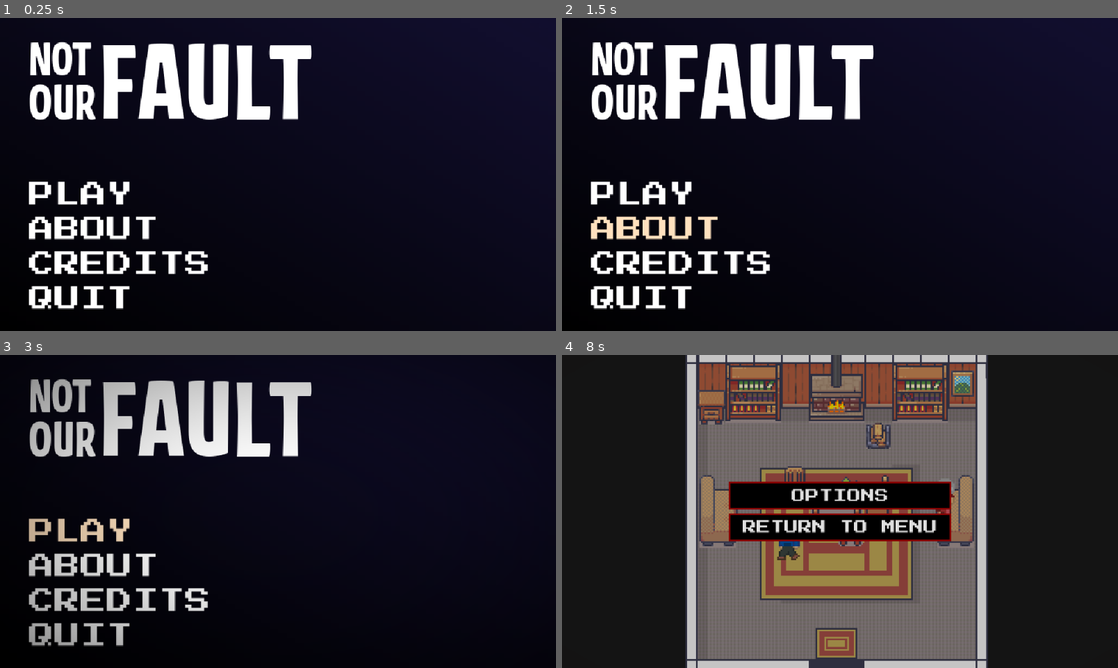
Above: before the commit, frames 1-4 (two rows, left to right).
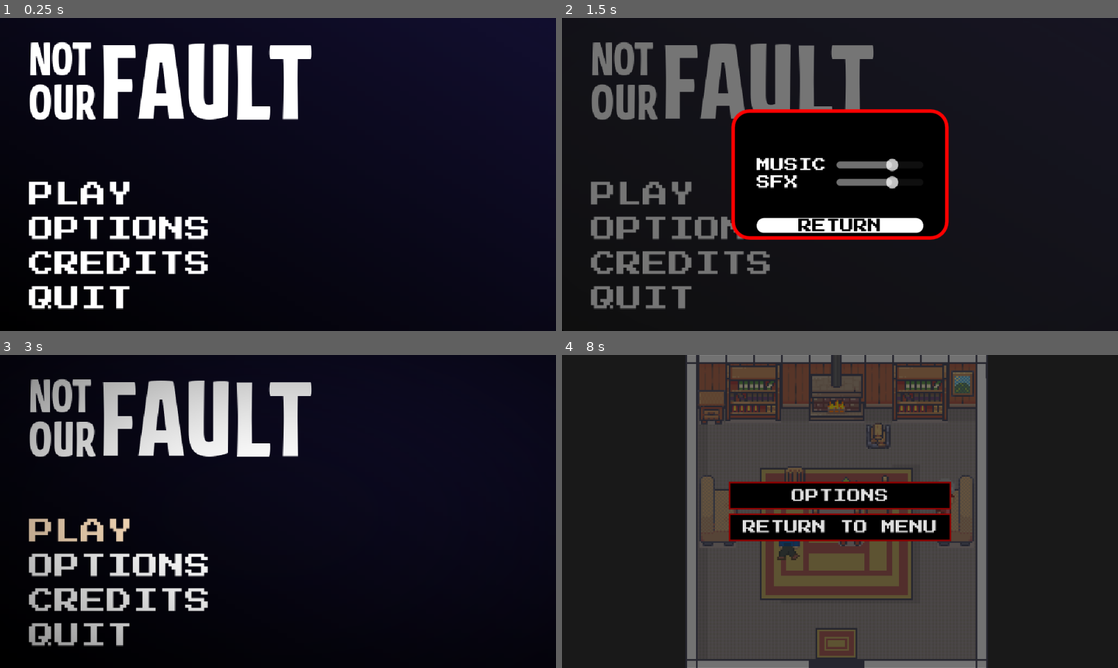
Above: after the commit, the same moments.

Repository: WhimFreak/ScreamJam2026
Game: Godot game, scene res://Menus/main_menu.tscn
Two runs of this game, one before a commit and one after it. Both use one fixed random seed, a clock stepped at 60 frames per second and the inputs below. The engine's default icon, where the game draws it, is replaced by a stand-in: a white triangle on a blue panel in a dark square. Sound files missing from this copy of the repository are replaced by a short silence.
Inputs (mouse positions are in pixels of both pictures, inside the frame that each line leads up to):
- Up to frame 1 (0.25 s): no input
- Up to frame 2 (1.5 s): click (701, 227) at 0.5 s, where only the run before the commit has a clickable "ABOUT"; click (684, 227) at 1.25 s, where only the run after the commit has a clickable "OPTIONS"
- Up to frame 3 (3 s): click (278, 561) at 2 s, where only the run after the commit has a clickable "RETURN"; click "PLAY" at 2.75 s
- Up to frame 4 (8 s): click "PLAY" at 3.5 s; tap Enter at 4.25 s; move the mouse to (962, 495) at 4.27 s; hold D (move_right) 4.28-5.03 s; hold E (interact) 4.28-5.03 s; move the mouse to (728, 527) at 5.02 s; hold S (move_down) 5.03-5.78 s; click (728, 527) at 5.1 s; move the mouse to (895, 442) at 5.77 s; hold D (move_right) 5.78-6.53 s; hold Space (space) 5.78-6.53 s; move the mouse to (812, 574) at 6.52 s; hold W (move_up) 6.53-7.28 s; tap E (interact) at 6.6 s; tap Space (space) at 7.25 s; move the mouse to (1006, 558) at 7.27 s; press the mouse at (1006, 558) at 7.28 s; hold A (move_left) from 7.28 s (still down); tap Escape (pause) at 7.9 s

The runs differ from the first frame. In frame 1, 1.4% of the frame differs, in the area x 5-38%, y 63-71%; in frame 2, 20%; in frame 3, 1.4%; in frame 4, 42%, in the area x 22-77%, y 0-100%.

Commit message:
Options Menu

Diff:
--- a/game-jam-2026/Menus/main_level.tscn
+++ b/game-jam-2026/Menus/main_level.tscn
@@ -26,6 +26,7 @@
 [ext_resource type="Script" uid="uid://culjjkm0vb1kk" path="res://Top Down/door_to_house.gd" id="15_xrmjq"]
 [ext_resource type="PackedScene" uid="uid://b86dwhw8uvmxl" path="res://environment scenes/house.tscn" id="16_lnkns"]
 [ext_resource type="Script" uid="uid://djov07bsvjnor" path="res://Top Down/door_to_bedroom.gd" id="17_1r6t8"]
+[ext_resource type="PackedScene" uid="uid://cjjhpqbpd83ig" path="res://Menus/options_menu.tscn" id="27_rhgd5"]
 
 [sub_resource type="RectangleShape2D" id="RectangleShape2D_ch1tp"]
 size = Vector2(32, 10)
@@ -422,9 +423,6 @@
 shader_parameter/strength = 0.10000000149012
 shader_parameter/mix_percentage = 0.0
 
-[sub_resource type="StyleBoxFlat" id="StyleBoxFlat_xrivr"]
-bg_color = Color(0.007843138, 0, 0, 0.20784314)
-
 [sub_resource type="StyleBoxFlat" id="StyleBoxFlat_lmjuh"]
 bg_color = Color(0, 0, 0, 1)
 border_width_left = 2
@@ -448,6 +446,8 @@
 border_width_right = 2
 border_width_bottom = 2
 border_color = Color(0.539872, 0, 0, 1)
+
+[sub_resource type="StyleBoxEmpty" id="StyleBoxEmpty_cxdly"]
 
 [node name="MainLevel" type="Node2D" unique_id=2017510965]
 y_sort_enabled = true
@@ -864,7 +864,6 @@
 anchor_bottom = 1.0
 grow_horizontal = 2
 grow_vertical = 2
-theme_override_styles/panel = SubResource("StyleBoxFlat_xrivr")
 
 [node name="VBoxContainer" type="VBoxContainer" parent="PauseMenu/PausePanel" unique_id=814541264]
 layout_mode = 1
@@ -906,4 +905,9 @@
 theme_override_styles/disabled = SubResource("StyleBoxFlat_chd2j")
 text = "RETURN TO MENU"
 
+[node name="OptionsMenu" parent="PauseMenu/PausePanel" unique_id=825560660 instance=ExtResource("27_rhgd5")]
+layout_mode = 1
+theme_override_styles/panel = SubResource("StyleBoxEmpty_cxdly")
+
+[connection signal="pressed" from="PauseMenu/PausePanel/VBoxContainer/OptionsButton" to="PauseMenu" method="_on_options_button_pressed"]
 [connection signal="pressed" from="PauseMenu/PausePanel/VBoxContainer/ReturnButton" to="PauseMenu" method="_on_return_button_pressed"]
--- a/game-jam-2026/Menus/main_menu.gd
+++ b/game-jam-2026/Menus/main_menu.gd
@@ -1,7 +1,12 @@
 extends Control
+
+@onready var options_menu: Panel = $OptionsMenu
 
 func _on_play_button_pressed() -> void:
 	TransitionScene.change_scene("res://Menus/main_level.tscn")
 
 func _on_quit_button_pressed() -> void:
 	get_tree().quit()
+
+func _on_options_button_pressed() -> void:
+	options_menu.show()
--- a/game-jam-2026/Menus/main_menu.tscn
+++ b/game-jam-2026/Menus/main_menu.tscn
@@ -4,6 +4,7 @@
 [ext_resource type="FontFile" uid="uid://m5ud83a43cit" path="res://Assets/Fonts/CaacupeOne-Regular.ttf" id="2_at0u2"]
 [ext_resource type="Theme" uid="uid://dtoy06e212sb0" path="res://Resources/main_theme.tres" id="2_p3jrs"]
 [ext_resource type="FontFile" uid="uid://d1scseabuvm71" path="res://fonts/PressStart2P-Regular.ttf" id="4_11gta"]
+[ext_resource type="PackedScene" uid="uid://cjjhpqbpd83ig" path="res://Menus/options_menu.tscn" id="5_cxdly"]
 
 [sub_resource type="Gradient" id="Gradient_nhx3u"]
 colors = PackedColorArray(0.07060633, 0.057856448, 0.1857683, 1, 0, 0, 0, 1)
@@ -77,7 +78,7 @@
 text = "FAULT"
 
 [node name="PlayButton" type="Button" parent="VBoxContainer" unique_id=55022146]
-custom_minimum_size = Vector2(256, 48)
+custom_minimum_size = Vector2(0, 48)
 layout_mode = 2
 size_flags_horizontal = 0
 size_flags_vertical = 10
@@ -93,8 +94,8 @@
 text = "PLAY"
 alignment = 0
 
-[node name="AboutButton" type="Button" parent="VBoxContainer" unique_id=464390972]
-custom_minimum_size = Vector2(256, 48)
+[node name="OptionsButton" type="Button" parent="VBoxContainer" unique_id=464390972]
+custom_minimum_size = Vector2(0, 48)
 layout_mode = 2
 size_flags_horizontal = 0
 theme = ExtResource("2_p3jrs")
@@ -106,11 +107,11 @@
 theme_override_styles/hover_pressed = SubResource("StyleBoxEmpty_p3jrs")
 theme_override_styles/disabled = SubResource("StyleBoxEmpty_p3jrs")
 theme_override_styles/focus = SubResource("StyleBoxEmpty_p3jrs")
-text = "ABOUT"
+text = "OPTIONS"
 alignment = 0
 
 [node name="CreditsButton" type="Button" parent="VBoxContainer" unique_id=432382883]
-custom_minimum_size = Vector2(256, 48)
+custom_minimum_size = Vector2(0, 48)
 layout_mode = 2
 size_flags_horizontal = 0
 theme = ExtResource("2_p3jrs")
@@ -126,7 +127,7 @@
 alignment = 0
 
 [node name="QuitButton" type="Button" parent="VBoxContainer" unique_id=180992902]
-custom_minimum_size = Vector2(256, 48)
+custom_minimum_size = Vector2(0, 48)
 layout_mode = 2
 size_flags_horizontal = 0
 theme = ExtResource("2_p3jrs")
@@ -141,5 +142,9 @@
 text = "QUIT"
 alignment = 0
 
+[node name="OptionsMenu" parent="." unique_id=825560660 instance=ExtResource("5_cxdly")]
+layout_mode = 1
+
 [connection signal="pressed" from="VBoxContainer/PlayButton" to="." method="_on_play_button_pressed"]
+[connection signal="pressed" from="VBoxContainer/OptionsButton" to="." method="_on_options_button_pressed"]
 [connection signal="pressed" from="VBoxContainer/QuitButton" to="." method="_on_quit_button_pressed"]
--- /dev/null
+++ b/game-jam-2026/Menus/options_menu.gd
@@ -0,0 +1,17 @@
+extends Panel
+
+@onready var music_slider: HSlider = %MusicSlider
+@onready var sfx_slider: HSlider = %SFXSlider
+
+func _ready() -> void:
+	music_slider.value = AudioServer.get_bus_volume_linear(1)
+	sfx_slider.value = AudioServer.get_bus_volume_linear(2)
+
+func _on_return_button_pressed() -> void:
+	hide()
+
+func _on_music_slider_value_changed(value: float) -> void:
+	AudioServer.set_bus_volume_linear(1, value)
+
+func _on_sfx_slider_value_changed(value: float) -> void:
+	AudioServer.set_bus_volume_linear(2, value)
--- /dev/null
+++ b/game-jam-2026/Menus/options_menu.tscn
@@ -0,0 +1,140 @@
+[gd_scene format=3 uid="uid://cjjhpqbpd83ig"]
+
+[ext_resource type="Script" uid="uid://cg8rw4sopnv1w" path="res://Menus/options_menu.gd" id="1_4idlw"]
+[ext_resource type="FontFile" uid="uid://d1scseabuvm71" path="res://fonts/PressStart2P-Regular.ttf" id="2_7gq10"]
+
+[sub_resource type="StyleBoxFlat" id="StyleBoxFlat_xrivr"]
+bg_color = Color(0, 0, 0, 1)
+border_width_left = 4
+border_width_top = 4
+border_width_right = 4
+border_width_bottom = 4
+border_color = Color(1, 0, 0, 1)
+corner_radius_top_left = 20
+corner_radius_top_right = 20
+corner_radius_bottom_right = 20
+corner_radius_bottom_left = 20
+
+[sub_resource type="StyleBoxFlat" id="StyleBoxFlat_13qdw"]
+bg_color = Color(1, 1, 1, 1)
+border_width_top = 1
+border_color = Color(1, 1, 1, 1)
+corner_radius_top_left = 8
+corner_radius_top_right = 8
+corner_radius_bottom_right = 8
+corner_radius_bottom_left = 8
+
+[sub_resource type="StyleBoxFlat" id="StyleBoxFlat_11gta"]
+bg_color = Color(0.78352344, 0.7835234, 0.7835234, 1)
+border_width_top = 1
+border_color = Color(1, 1, 1, 1)
+corner_radius_top_left = 8
+corner_radius_top_right = 8
+corner_radius_bottom_right = 8
+corner_radius_bottom_left = 8
+corner_detail = 2
+
+[node name="OptionsMenu" type="Panel" unique_id=825560660]
+visible = false
+anchors_preset = 15
+anchor_right = 1.0
+anchor_bottom = 1.0
+grow_horizontal = 2
+grow_vertical = 2
+script = ExtResource("1_4idlw")
+
+[node name="Panel" type="Panel" parent="." unique_id=452906565]
+custom_minimum_size = Vector2(250, 150)
+layout_mode = 1
+anchors_preset = 8
+anchor_left = 0.5
+anchor_top = 0.5
+anchor_right = 0.5
+anchor_bottom = 0.5
+offset_left = -20.0
+offset_top = -20.0
+offset_right = 20.0
+offset_bottom = 20.0
+grow_horizontal = 2
+grow_vertical = 2
+theme_override_styles/panel = SubResource("StyleBoxFlat_xrivr")
+
+[node name="MarginContainer" type="MarginContainer" parent="Panel" unique_id=364271550]
+layout_mode = 1
+anchors_preset = 15
+anchor_right = 1.0
+anchor_bottom = 1.0
+grow_horizontal = 2
+grow_vertical = 2
+theme_override_constants/margin_left = 8
+theme_override_constants/margin_top = 56
+theme_override_constants/margin_right = 8
+theme_override_constants/margin_bottom = 8
+
+[node name="VBoxContainer" type="VBoxContainer" parent="Panel/MarginContainer" unique_id=1055371271]
+layout_mode = 2
+size_flags_horizontal = 4
+
+[node name="HBoxContainer" type="HBoxContainer" parent="Panel/MarginContainer/VBoxContainer" unique_id=1447315452]
+layout_mode = 2
+size_flags_vertical = 4
+theme_override_constants/separation = 12
+
+[node name="RichTextLabel" type="RichTextLabel" parent="Panel/MarginContainer/VBoxContainer/HBoxContainer" unique_id=1442809545]
+layout_mode = 2
+theme_override_fonts/normal_font = ExtResource("2_7gq10")
+bbcode_enabled = true
+text = "MUSIC"
+fit_content = true
+autowrap_mode = 0
+
+[node name="MusicSlider" type="HSlider" parent="Panel/MarginContainer/VBoxContainer/HBoxContainer" unique_id=313663031]
+unique_name_in_owner = true
+custom_minimum_size = Vector2(100, 0)
+layout_mode = 2
+size_flags_horizontal = 10
+max_value = 1.5
+step = 0.05
+value = 1.0
+
+[node name="HBoxContainer2" type="HBoxContainer" parent="Panel/MarginContainer/VBoxContainer" unique_id=550879052]
+layout_mode = 2
+theme_override_constants/separation = 12
+
+[node name="RichTextLabel" type="RichTextLabel" parent="Panel/MarginContainer/VBoxContainer/HBoxContainer2" unique_id=1017904031]
+layout_mode = 2
+theme_override_fonts/normal_font = ExtResource("2_7gq10")
+bbcode_enabled = true
+text = "SFX"
+fit_content = true
+autowrap_mode = 0
+
+[node name="SFXSlider" type="HSlider" parent="Panel/MarginContainer/VBoxContainer/HBoxContainer2" unique_id=1356190900]
+unique_name_in_owner = true
+custom_minimum_size = Vector2(100, 0)
+layout_mode = 2
+size_flags_horizontal = 10
+max_value = 1.5
+step = 0.05
+value = 1.0
+
+[node name="ReturnButton" type="Button" parent="Panel/MarginContainer/VBoxContainer" unique_id=2021065484]
+layout_mode = 2
+size_flags_vertical = 10
+theme_override_colors/font_color = Color(0, 0, 0, 1)
+theme_override_colors/font_focus_color = Color(0, 0, 0, 1)
+theme_override_colors/font_pressed_color = Color(0, 0, 0, 1)
+theme_override_colors/font_hover_color = Color(0, 0, 0, 1)
+theme_override_colors/font_hover_pressed_color = Color(0, 0, 0, 1)
+theme_override_fonts/font = ExtResource("2_7gq10")
+theme_override_styles/normal = SubResource("StyleBoxFlat_13qdw")
+theme_override_styles/pressed = SubResource("StyleBoxFlat_13qdw")
+theme_override_styles/hover = SubResource("StyleBoxFlat_11gta")
+theme_override_styles/hover_pressed = SubResource("StyleBoxFlat_13qdw")
+theme_override_styles/disabled = SubResource("StyleBoxFlat_13qdw")
+theme_override_styles/focus = SubResource("StyleBoxFlat_13qdw")
+text = "RETURN"
+
+[connection signal="value_changed" from="Panel/MarginContainer/VBoxContainer/HBoxContainer/MusicSlider" to="." method="_on_music_slider_value_changed"]
+[connection signal="value_changed" from="Panel/MarginContainer/VBoxContainer/HBoxContainer2/SFXSlider" to="." method="_on_sfx_slider_value_changed"]
+[connection signal="pressed" from="Panel/MarginContainer/VBoxContainer/ReturnButton" to="." method="_on_return_button_pressed"]
--- a/game-jam-2026/Menus/pause_menu.gd
+++ b/game-jam-2026/Menus/pause_menu.gd
@@ -2,6 +2,7 @@
 
 @onready var pause_panel: Panel = $PausePanel
 @onready var options_button: Button = $PausePanel/VBoxContainer/OptionsButton
+@onready var options_menu: Panel = $PausePanel/OptionsMenu
 
 func _ready() -> void:
 	options_button.pressed.connect(_on_options_button_pressed)
@@ -12,10 +13,7 @@
 		pause_panel.visible = get_tree().paused
 
 func _on_options_button_pressed() -> void:
-	options_button.text = "Devs were too lazy to add that"
-	# The `true` makes the timer keep running while the game is paused
-	await get_tree().create_timer(2.0, true).timeout
-	options_button.text = "OPTIONS"
+	options_menu.show()
 
 func _on_return_button_pressed() -> void:
 	get_tree().paused = false
--- a/game-jam-2026/Themes/Dialogue_theme.tres
+++ b/game-jam-2026/Themes/Dialogue_theme.tres
@@ -7,24 +7,7 @@
 content_margin_top = 5.0
 content_margin_right = 30.0
 content_margin_bottom = 5.0
-bg_color = Color(0.46035343, 0.4518813, 0.8060012, 1)
-border_width_left = 4
-border_width_top = 4
-border_width_right = 4
-border_color = Color(0.09019608, 0.15686275, 0.26666668, 1)
-corner_radius_top_left = 25
-corner_radius_bottom_left = 20
-corner_detail = 1
-shadow_color = Color(0, 0, 0, 0.14117648)
-shadow_size = 10
-anti_aliasing_size = 0.01
-
-[sub_resource type="StyleBoxFlat" id="StyleBoxFlat_xjhej"]
-content_margin_left = 30.0
-content_margin_top = 5.0
-content_margin_right = 30.0
-content_margin_bottom = 5.0
-bg_color = Color(0.3141026, 0.29520375, 0.6237494, 1)
+bg_color = Color(0.4440348, 0.4923411, 0.9999911, 1)
 border_width_left = 4
 border_width_top = 4
 border_width_right = 4
@@ -41,7 +24,7 @@
 content_margin_top = 5.0
 content_margin_right = 30.0
 content_margin_bottom = 5.0
-bg_color = Color(0.3141026, 0.29520375, 0.6237494, 1)
+bg_color = Color(0.28235295, 0.29411766, 1, 1)
 border_width_left = 4
 border_width_top = 4
 border_width_right = 4
@@ -72,7 +55,7 @@
 Button/font_sizes/font_size = 14
 Button/fonts/font = ExtResource("1_h5v0o")
 Button/styles/hover = SubResource("StyleBoxFlat_h5v0o")
-Button/styles/normal = SubResource("StyleBoxFlat_xjhej")
+Button/styles/normal = SubResource("StyleBoxFlat_iswho")
 Button/styles/pressed = SubResource("StyleBoxFlat_iswho")
 RichTextLabel/colors/default_color = Color(0, 0, 0, 1)
 RichTextLabel/constants/line_separation = 4
--- /dev/null
+++ b/game-jam-2026/default_bus_layout.tres
@@ -0,0 +1,15 @@
+[gd_resource type="AudioBusLayout" format=3 uid="uid://dnd511fb4jga"]
+
+[resource]
+bus/1/name = &"Music"
+bus/1/solo = false
+bus/1/mute = false
+bus/1/bypass_fx = false
+bus/1/volume_db = 0.0
+bus/1/send = &"Master"
+bus/2/name = &"SFX"
+bus/2/solo = false
+bus/2/mute = false
+bus/2/bypass_fx = false
+bus/2/volume_db = 0.0
+bus/2/send = &"Master"
Not shown, added: game-jam-2026/Menus/options_menu.gd.uid
